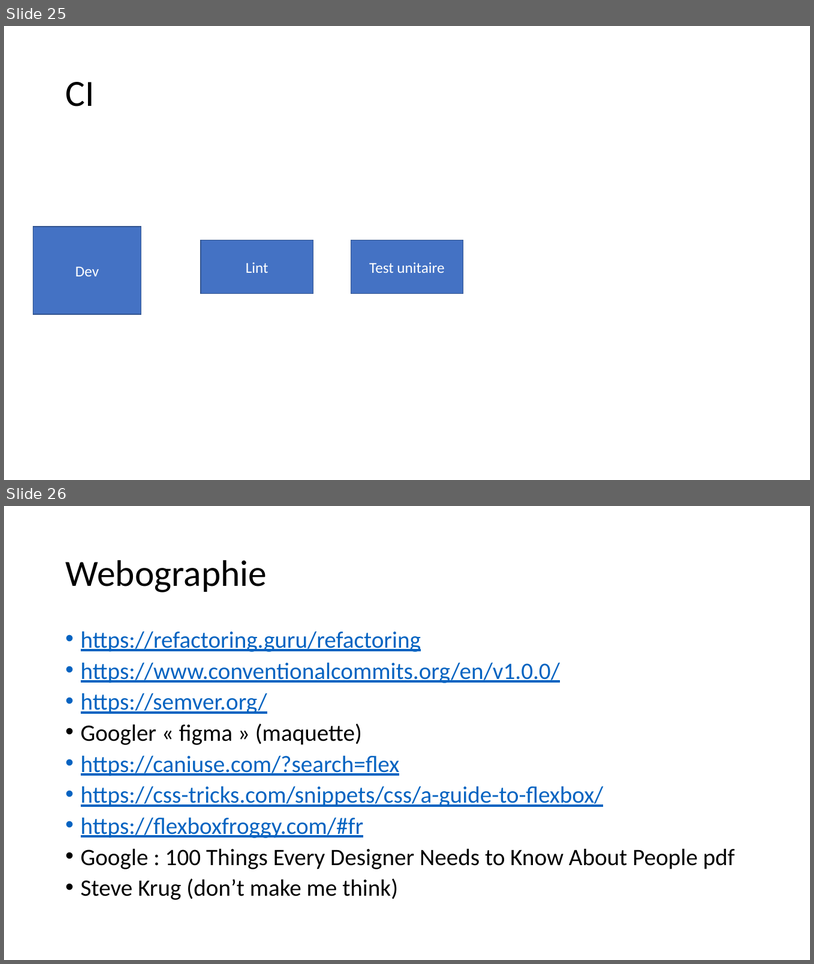
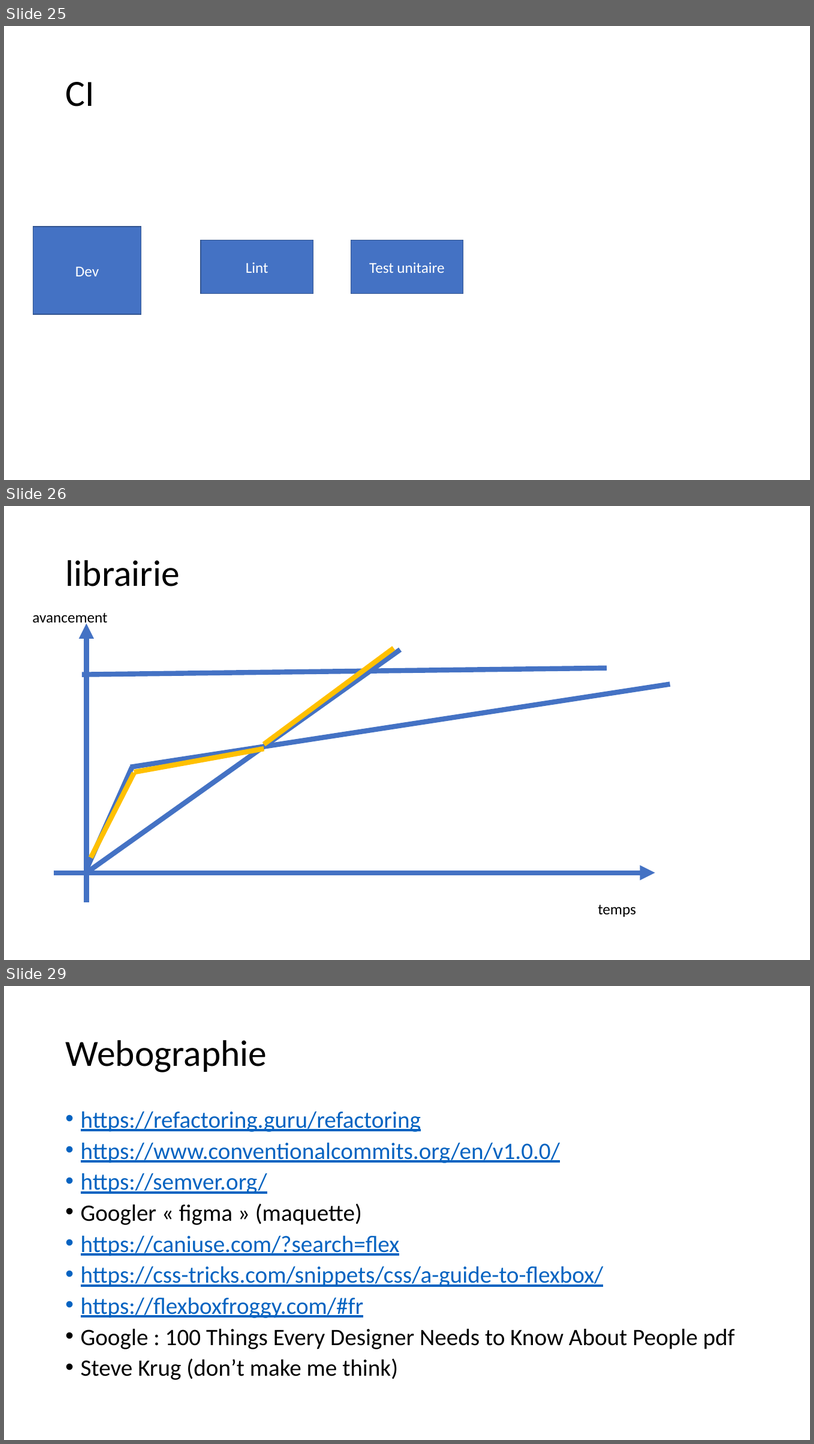
Before and after one commit to jlg-formation/fuj-juillet-2020, a slide deck: notes.pptx. Shown one above the other, each under a label of ours: slides 25 and 26 before the commit, slides 25, 26 and 29 after it; the slides between them are not shown. The pictures are 814x964 and 814x1444 pixels, drawn with LibreOffice and Linux fonts; fonts in the diff are those of the drawing. Boxes give left, top, right and bottom in pixels: in the first picture for what was removed or moved away, otherwise in the second. Text is boxed around its words. In the diff, an @@ line names an element or a change of style, - is before the commit and + after.

```diff
--- a/notes.pptx
+++ b/notes.pptx
@@ slide 26 added at (4,506,810,960), background #FFFFFF @@
@@ title added at (65,560,180,586), 44 pt, text #000000 @@
+librairie
@@ text added at (32,613,107,627), 18 pt, text #000000 @@
+avancement
@@ arrow added from (86, 901) to (86, 624), #4472C4 6 pt @@
@@ line added from (86, 873) to (400, 649), #4472C4 6 pt @@
@@ line added from (264, 744) to (394, 648), #FFC000 6 pt @@
@@ line added from (82, 674) to (607, 668), #4472C4 6 pt @@
@@ line added from (131, 767) to (671, 684), #4472C4 6 pt @@
@@ line added from (134, 772) to (264, 748), #FFC000 6 pt @@
@@ line added from (86, 869) to (132, 767), #4472C4 6 pt @@
@@ line added from (91, 858) to (134, 773), #FFC000 6 pt @@
@@ arrow added from (54, 873) to (656, 873), #4472C4 6 pt @@
@@ text added at (598,904,636,916), 18 pt, text #000000 @@
+temps
@@ what was slide 26 is now slide 29 @@
```
Also in this commit, not shown: 2 other slides added.
